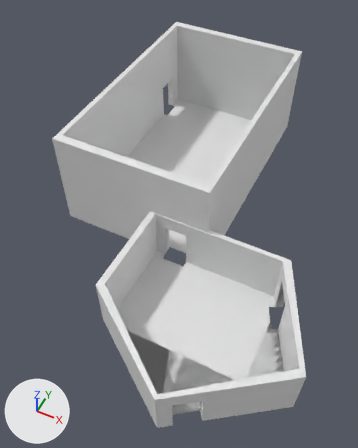
The Blender file Assets/Models/mainRoom.blend, before and after one commit.
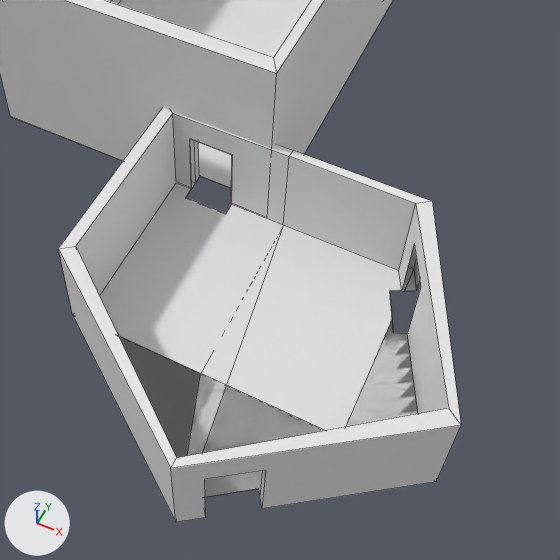
Each version appears first whole from a camera (50 mm lens) standing at (52.1, -111.0, 109.1) and looking at (12.0, -30.9, 8.9), and next in a close-up on the part from 18% to 100% of the width and 35% to 100% of the height. Arrows for +X, +Y and +Z are at lower left; the lights stay in place. The close-ups show mesh edges as thin lines.

The first close-up shows 'hallway', 'mainRoom'.
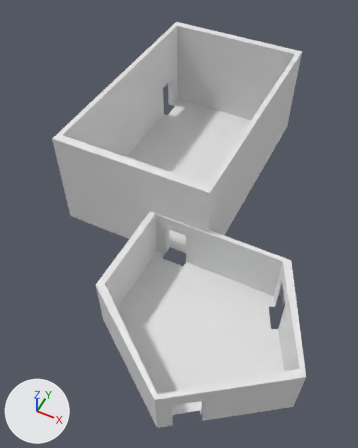
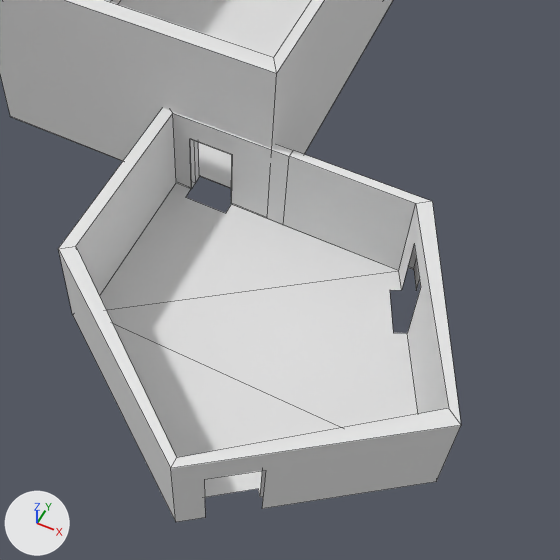
The change, as a diff of the scene's bpy script:
```diff
--- a/Assets/Models/mainRoom.blend.py
+++ b/Assets/Models/mainRoom.blend.py
@@ me_cube_003 @@
 # used by ob_hallway; location = (24.7, -47.7, 0.0); scale = (18.9, 13.4, 0.133)
-me_cube_003.from_pydata(...)  # 48 vertices, 46 faces; spans x -1.0..1.6, y -2.3..1.0, z -1.0..113.5
+me_cube_003.from_pydata(...)  # 40 vertices, 33 faces; spans x -1.0..1.6, y -2.3..1.0, z -1.0..113.5
+# me_cube_003 part 1
+# 8 vertices are removed from x 0.0..1.0, y -1.0, z -1.0..1.0
+# 16 faces are deleted
+# 3 new faces join them
```

Pixel boxes [x1, y1, x2, y2] of what changed, in the close-ups (560 x 560 px):
part 1 of me_cube_003, cut back: [100, 183, 418, 497] in both
